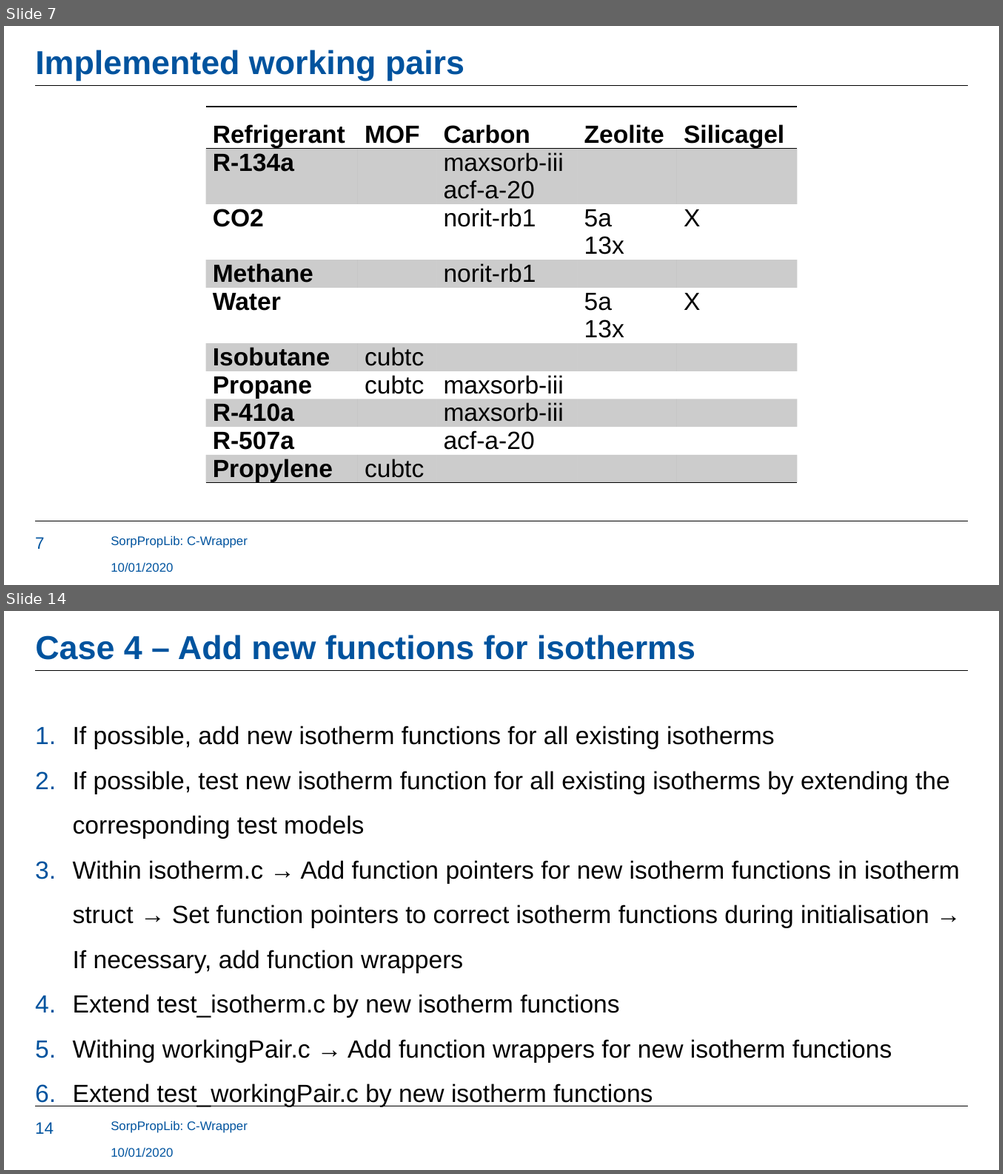
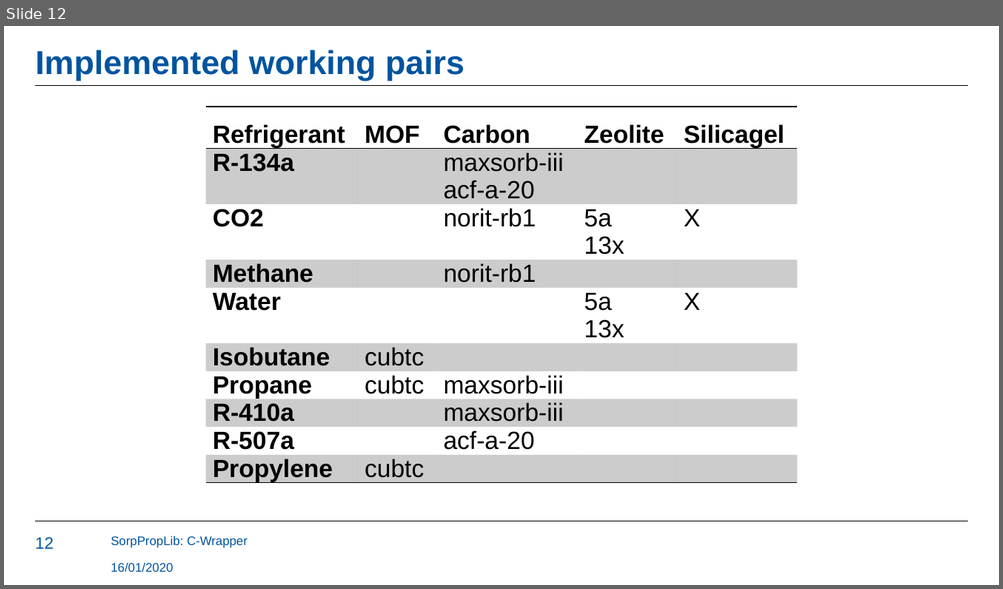
Before and after one commit to carlesRT/sorpproplib_JSON, a slide deck: c_wrapper/SorpPropLib_CWrapper.pptx. Shown one above the other, each under a label of ours: slides 7 and 14 before the commit, slide 12 after it; the slides between them are not shown. The pictures are 1003x1174 and 1003x589 pixels, drawn with LibreOffice and Linux fonts; fonts in the diff are those of the drawing; background and template pictures are left out. Boxes give left, top, right and bottom in pixels: in the first picture for what was removed or moved away, otherwise in the second. Text is boxed around its words. In the diff, an @@ line names an element or a change of style, - is before the commit and + after.

Commit message:
Updated workflow of C wrapper

```diff
--- a/c_wrapper/SorpPropLib_CWrapper.pptx
+++ b/c_wrapper/SorpPropLib_CWrapper.pptx
@@ slide 14 removed at (4, 611, 999, 1170), background #FFFFFF; not listed: 3 template elements that a slide beside it also shows @@
@@ title removed at (35, 635, 695, 660) @@
-Case 4 – Add new functions for isotherms
@@ text removed at (73, 726, 959, 1107) @@
-1. If possible, add new isotherm functions for all existing isotherms
-2. If possible, test new isotherm function for all existing isotherms by extending the corresponding test models
-3. Within isotherm.c → Add function pointers for new isotherm functions in isotherm struct → Set function pointers to correct isotherm functions during initialisation → If necessary, add function wrappers
-4. Extend test_isotherm.c by new isotherm functions
-5. Withing workingPair.c → Add function wrappers for new isotherm functions
-6. Extend test_workingPair.c by new isotherm functions
@@ text removed at (111, 1121, 247, 1133) @@
-SorpPropLib: C-Wrapper
@@ text removed at (111, 1147, 173, 1158) @@
-10/01/2020
@@ what was slide 7 is now slide 12 @@
@@ slide 12 changed as well @@
@@ page number at (35, 537, 54, 549): text changed @@
-7
+12
@@ text at (111, 562, 173, 573): text changed @@
-10/01/2020
+16/01/2020
```
Also in this commit, not shown: 6 other slides changed, 7 slides added, 6 other slides removed.
